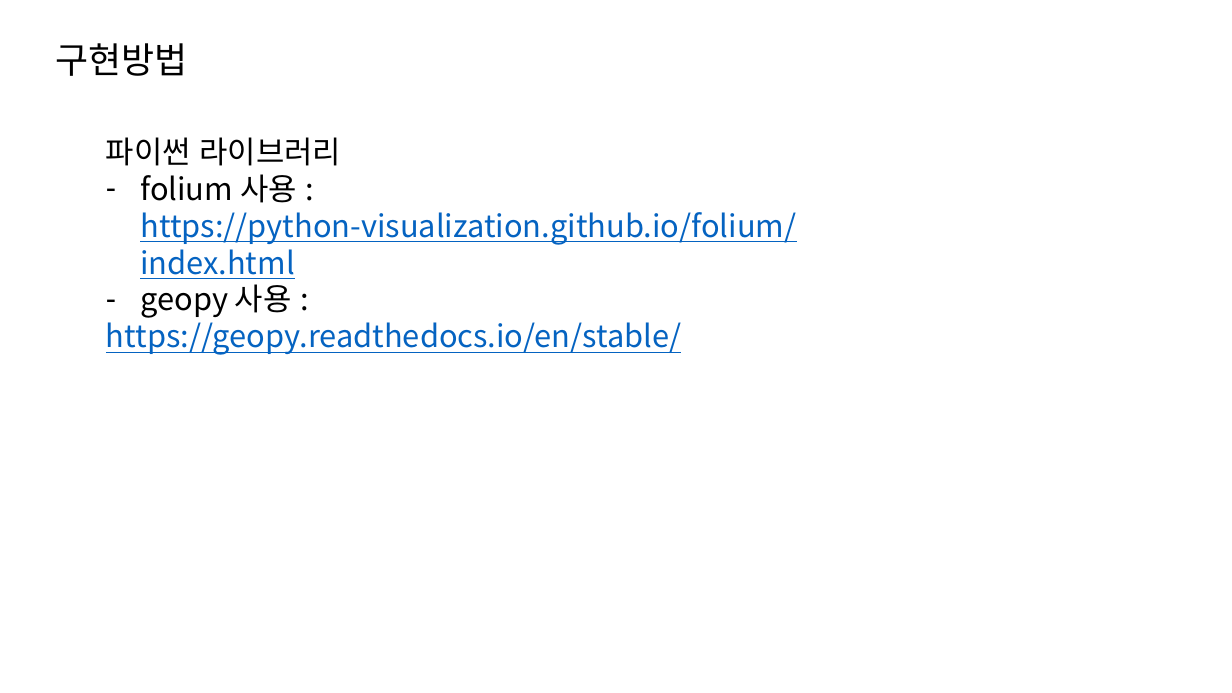
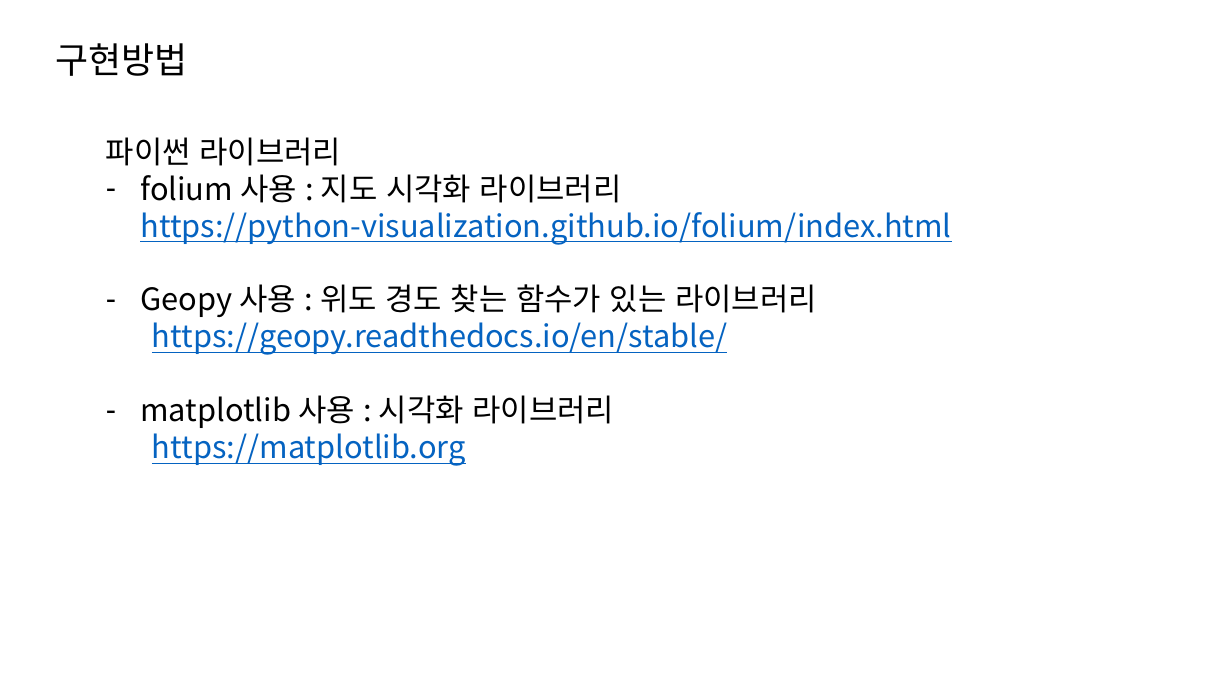
Before and after one commit to dev-hw/SeSAC-live_map, a slide deck: slide 10 of 230810.pptx (slide 7 before the commit). Drawn at 1232x693 pixels with LibreOffice and Linux fonts; fonts in the diff are those of the drawing. Boxes give left, top, right and bottom in pixels: in the first picture for what was removed or moved away, otherwise in the second. Text is boxed around its words. In the diff, an @@ line names an element or a change of style, - is before the commit and + after.

```diff
--- a/230810.pptx
+++ b/230810.pptx
@@ text at (x1=140, y1=174, x2=951, y2=317): text changed @@
-– folium 사용 :
-  https://python-visualization.github.io/folium/index.html
-– geopy 사용 :
+– folium 사용 : 지도 시각화 라이브러리
+  https://python-visualization.github.io/folium/index.html
+– Geopy 사용 : 위도 경도 찾는 함수가 있는 라이브러리
@@ text at (x1=152, y1=316, x2=728, y2=355): list level 1 to 2 in "https://geopy.readthedocs.io/en/stable/" @@
@@ text at (x1=140, y1=395, x2=615, y2=466): paragraphs added @@
+– matplotlib 사용 : 시각화 라이브러리
+  https://matplotlib.org
```
Also in this commit, not shown: 5 other slides changed, 8 slides added, 1 slide removed.
